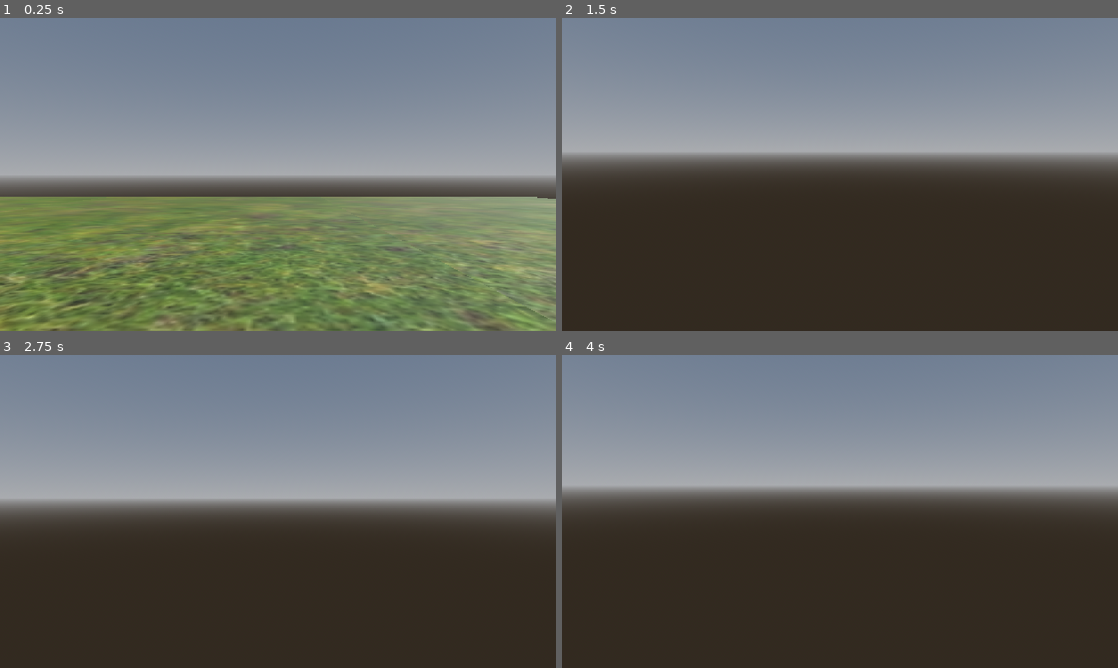
Above: before the commit, frames 1-4 (two rows, left to right).
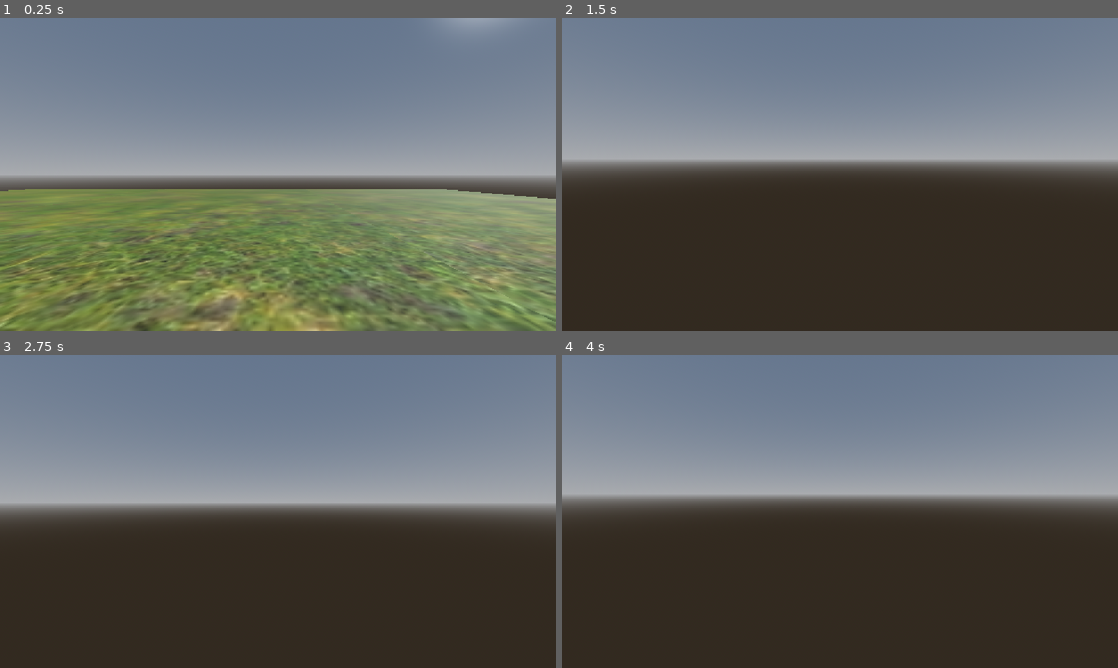
Above: after the commit, the same moments.

Repository: BAJ-Games/test-3d
Game: Godot game, scene res://scenes/main.tscn
Same seed, same stepped clock (60 frames per second), same inputs: the game is played once before the commit and once after it.
Inputs (mouse positions are in pixels of both pictures, inside the frame that each line leads up to):
- Up to frame 1 (0.25 s): no input
- Up to frame 2 (1.5 s): tap Enter (ui_accept) at 0.5, 0.77, 1.25 s; move the mouse to (962, 158) at 0.52 s; hold Right (ui_right) 0.53-1.28 s; tap F (freefly) at 0.6 s; click (962, 158) at 0.67 s; move the mouse to (812, 174) at 1.27 s; hold Up (ui_up) from 1.28 s (still down); tap Ctrl (sprint) at 1.35 s
- Up to frame 3 (2.75 s): keep holding Up (ui_up); tap Enter (ui_accept) at 1.52, 2 s; move the mouse to (289, 505) at 2.02 s; tap F (freefly) at 2.1 s
- Up to frame 4 (4 s): keep holding Up (ui_up); tap Enter (ui_accept) at 2.75, 3.02, 3.5, 3.77 s; move the mouse to (834, 517) at 2.77 s; tap Ctrl (sprint) at 2.85 s; click (834, 517) at 2.92 s; move the mouse to (878, 514) at 3.52 s; tap F (freefly) at 3.6 s

The runs differ from the first frame. In frame 1, 15% of the frame differs, in the area x 0-100%, y 0-100%; in frame 2, 3.6%; in frame 3, 1.7%; in frame 4, 4.3%.

Commit message:
Widen controller camera FOV
Increase the prototype controller camera field of view from 50 to 70 degrees.

Diff:
--- a/scenes/proto_controller.tscn
+++ b/scenes/proto_controller.tscn
@@ -30,4 +30,4 @@
 transform = Transform3D(1, 0, 0, 0, 1, 0, 0, 0, 1, 0, 1.7, 0)
 
 [node name="Camera3D" type="Camera3D" parent="Head" unique_id=325395371]
-fov = 50.0
+fov = 70.0
